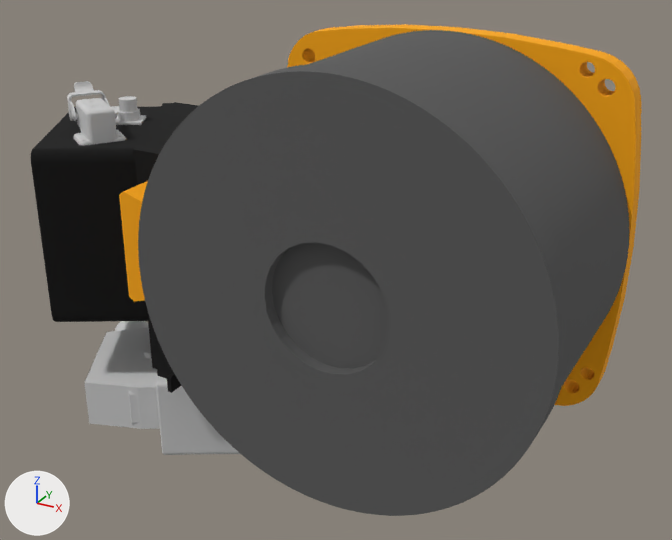
The glTF model RobotModel/KUKA/KR5_ARC/Visual/glb/BaseLink.glb as it was, and as the next commit left it.
Before and after are seen from a 50 mm camera at (0.289, -0.734, 0.287) aimed at (-0.062, -0.096, -0.032). Arrows for +X, +Y and +Z are at lower left; the lights stay in place. The first picture is the older version.

Objects in the first picture: '/node0/Fusion004-mesh/0', '/node1/Fusion-mesh/0', '/node2/Cut007-mesh/0', '/node3/Fusion003-mesh/0'.
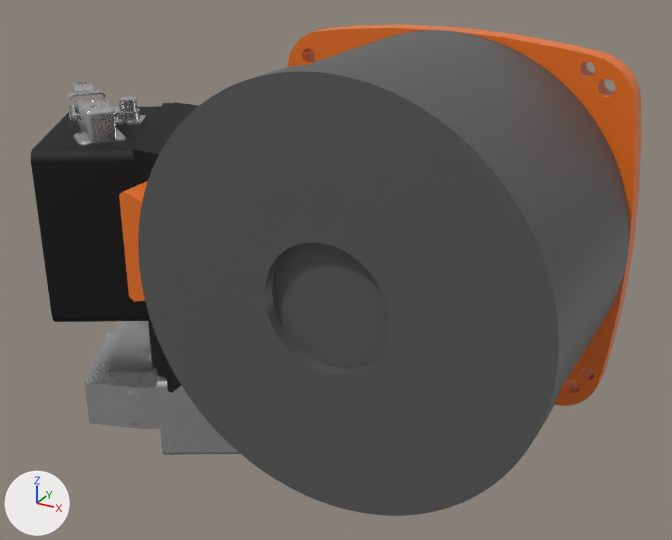
What differs and where, as boxes [x1, y1, x2, y2] in the pictures (672 x 540 px):
'/node1/Fusion-mesh/0', recoloured, surface changed
    both: [119, 24, 642, 406]
'/node0/Fusion004-mesh/0', surface changed (darker)
    both: [67, 81, 240, 455]

What the commit changed:
In material 'Fusion004-material' (mat_fusion004_material), roughness goes from 1.0 to 0.27.
In material 'Fusion004-material' (mat_fusion004_material), metallic goes from 0.0 to 0.82.
Material 'Fusion-material' (mat_fusion_material) changes colour from orange #ffaa00 to orange #ef7421; in linear values from (1.0, 0.4, 0.0) to (0.863, 0.175, 0.0152).
In material 'Fusion-material' (mat_fusion_material), roughness goes from 1.0 to 0.36.
In material 'Cut007-material' (mat_cut007_material), roughness goes from 1.0 to 0.46.
In material 'Fusion003-material' (mat_fusion003_material), roughness goes from 1.0 to 0.68.
